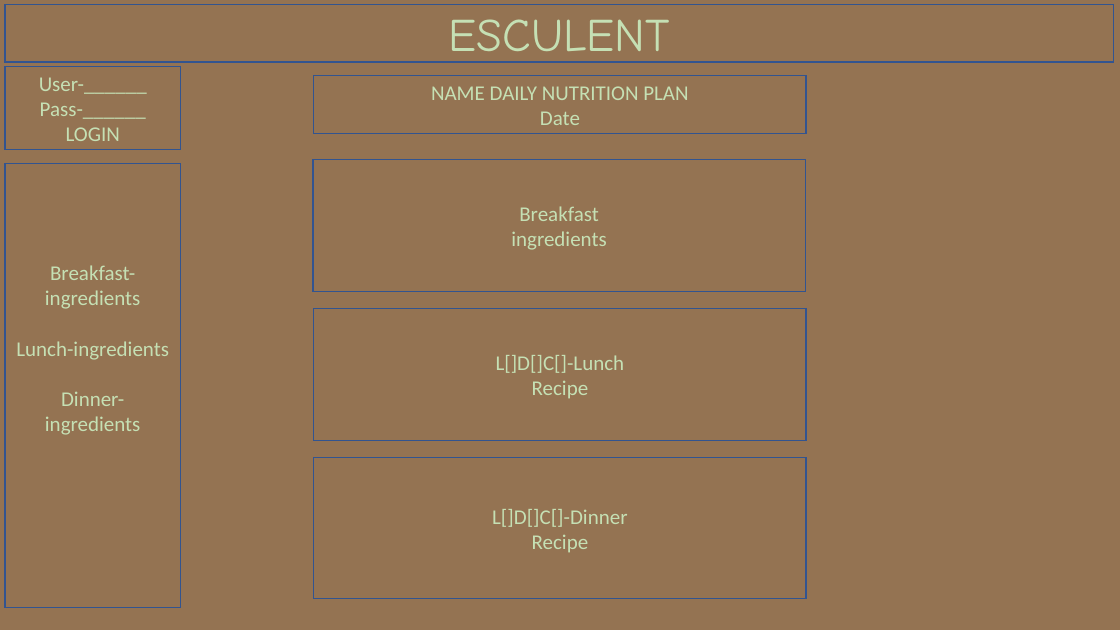
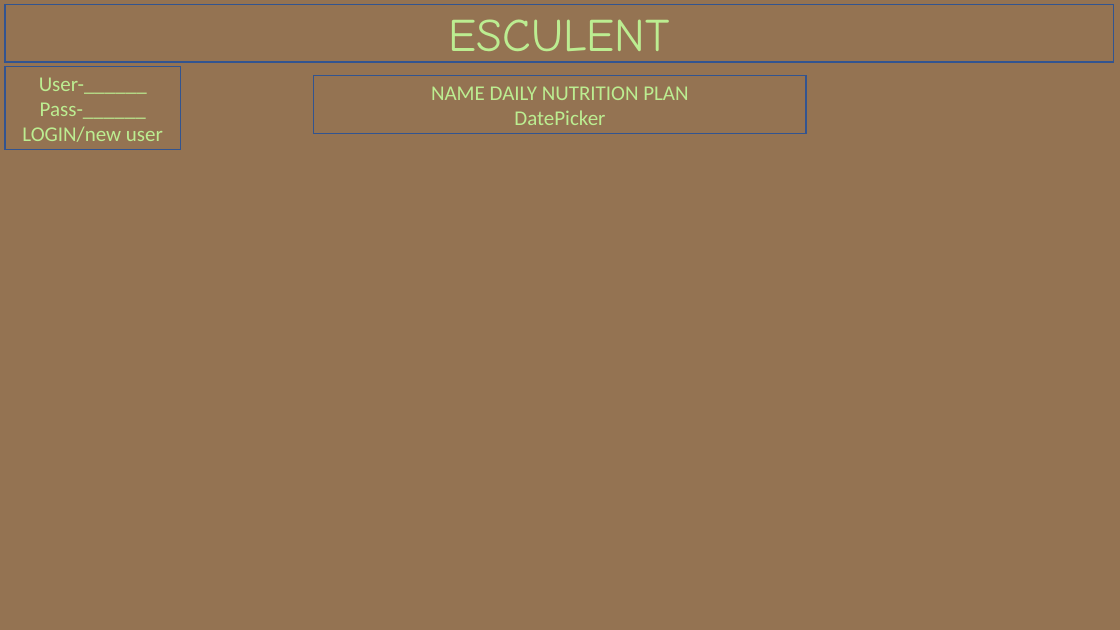
Before and after one commit to Blue-Esculent/Wireframes, a slide deck: slide 3 of ESCULENT.pptx. Drawn at 1120x630 pixels with LibreOffice and Linux fonts; fonts in the diff are those of the drawing. Boxes give left, top, right and bottom in pixels: in the first picture for what was removed or moved away, otherwise in the second. Text is boxed around its words. In the diff, an @@ line names an element or a change of style, - is before the commit and + after.

```diff
--- a/ESCULENT.pptx
+++ b/ESCULENT.pptx
@@ rectangle "ESCULENT" at [5,4,1113,62]: text colour #C5E0B4 to #BCED91 @@
@@ text in rectangle at [39,77,147,119]: text colour #C5E0B4 to #BCED91 in "User-______", "Pass-______" @@
@@ text in rectangle at [431,86,688,100]: text colour #C5E0B4 to #BCED91 in "NAME DAILY NUTRITION PLAN" @@
@@ text in rectangle at [514,110,605,125]: text changed; text colour #C5E0B4 to #BCED91 @@
-Date
+DatePicker
@@ text in rectangle at [22,126,163,142]: text changed; text colour #C5E0B4 to #BCED91 @@
-LOGIN
+LOGIN/new user
@@ rectangle removed at [5,164,181,608] @@
-Breakfast-ingredients
-Lunch-ingredients
-Dinner-ingredients
@@ rectangle removed at [313,160,806,292] @@
-Breakfast
-ingredients
@@ rectangle removed at [314,308,807,440] @@
-L[]D[]C[]-Lunch
-Recipe
@@ rectangle removed at [314,458,807,599] @@
-L[]D[]C[]-Dinner
-Recipe
```
Also in this commit, not shown: 4 other slides changed, 4 slides added.
